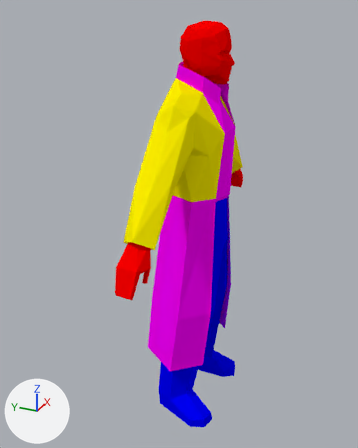
An edit to the Blender file vongott/Assets/Mesh/Actor/jc_denton.blend, drawn before and after from the same camera.
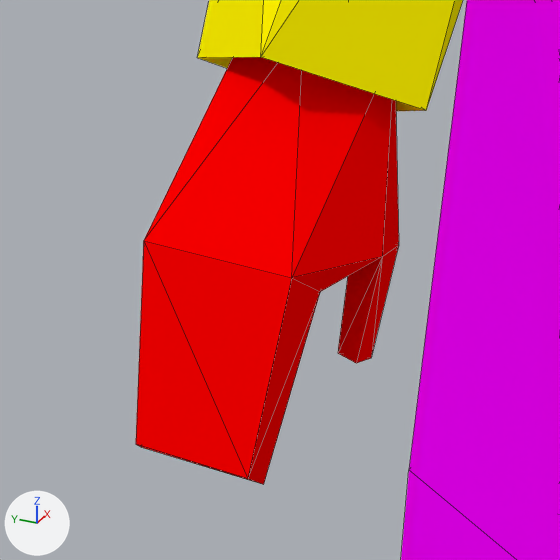
Each version is shown whole from a 50 mm lens placed at (-1.992, -0.786, 1.972), pointed at (-0.013, 0.105, 0.983), then close up on the part from 27% to 48% of the width and 52% to 69% of the height. Every picture has the same lights, and +X, +Y and +Z are marked at lower left. The close-ups show mesh edges as thin lines.

The first close-up shows 'jcdenton'.
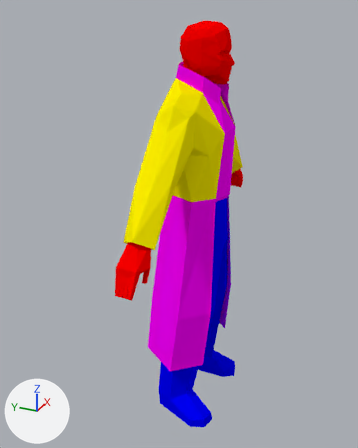
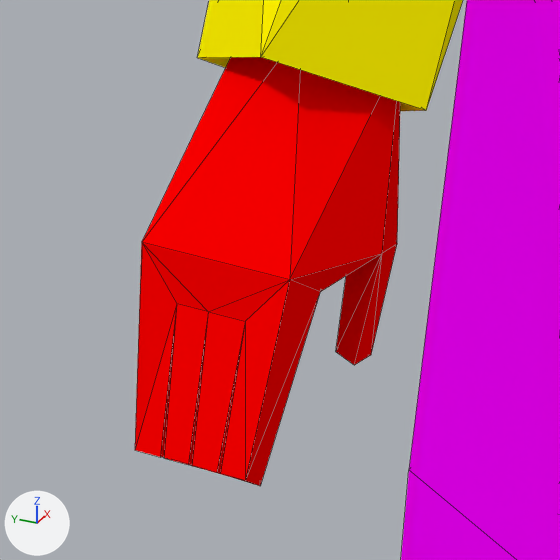
Pixel boxes (x1, y1, x2, y2) of what changed, in the close-ups (560 x 560 px):
'jcdenton', reshaped
    before: (136, 0, 560, 560)
    after: (135, 0, 560, 560)
part 1 of me_jcdentonmale_ms3d_m_001, built on
    before: (136, 241, 291, 484)
    after: (135, 243, 290, 486)

The change in detail:
me_jcdentonmale_ms3d_m_001 is used by ob_jcdenton; location (0.0, 0.0, 0.0); rotation (1.588, 0.0, 0.0), in degrees (91, 0, 0).
me_jcdentonmale_ms3d_m_001 had 314 vertices, 576 faces and spanned x -0.66..0.67, y 0.0..1.89, z -0.23..0.16.
me_jcdentonmale_ms3d_m_001 now has 344 vertices, 609 faces and spans x -0.67..0.66, y 0.0..1.89, z -0.23..0.16.
Part 1, on me_jcdentonmale_ms3d_m_001:
1 vertex is removed from x -0.66, y 0.97, z -0.09.
13 faces are deleted.
37 vertices are added at x -0.67..0.66, y 0.96..1.04, z -0.09..-0.04.
49 new faces join them, mat_face_hands (its picture is missing).
